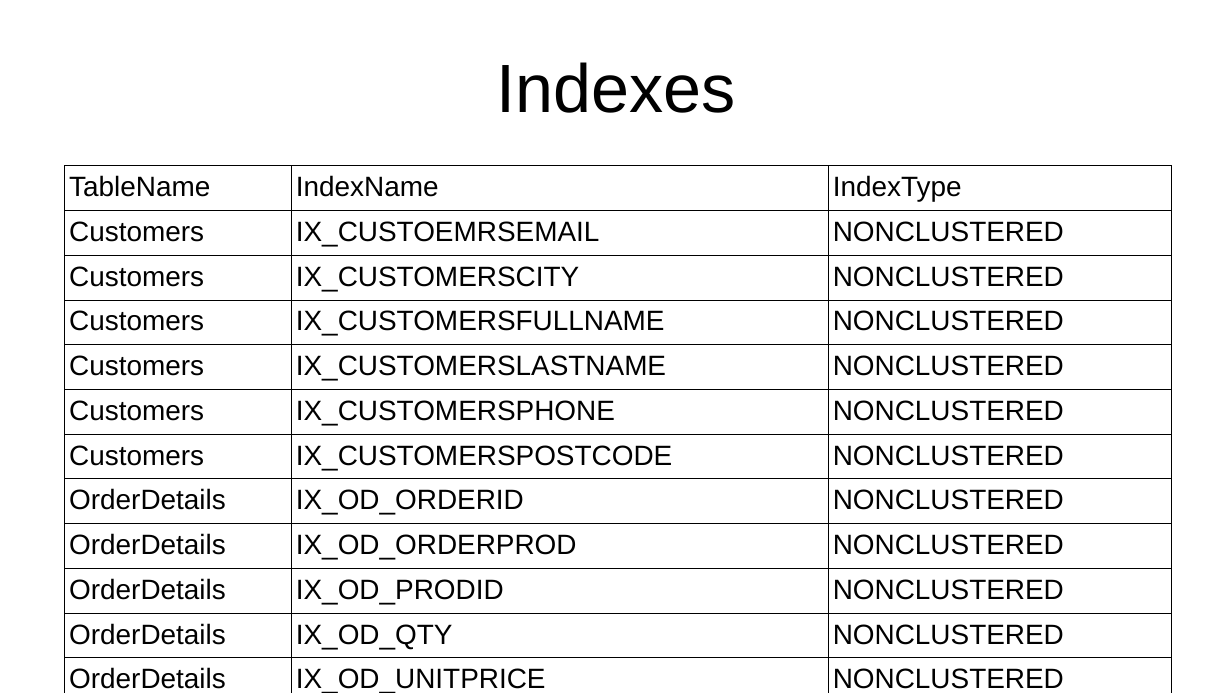
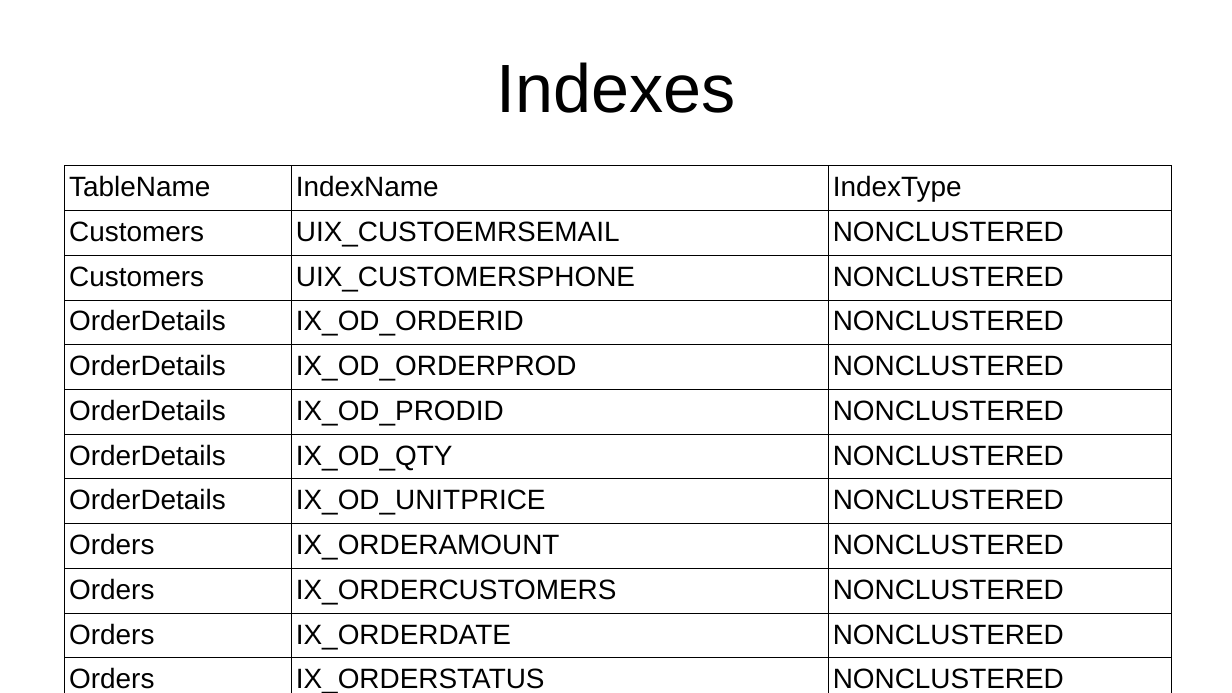
Before and after one commit to philchan2008/customerOrderDatabase, a slide deck: slide 17 of Presentation.odp (slide 16 before the commit). Drawn at 1232x693 pixels with LibreOffice and Linux fonts; fonts in the diff are those of the drawing. Boxes give left, top, right and bottom in pixels: in the first picture for what was removed or moved away, otherwise in the second. Text is boxed around its words. In the diff, an @@ line names an element or a change of style, - is before the commit and + after.

```diff
--- a/Presentation.odp
+++ b/Presentation.odp
@@ table at box(65, 165, 1172, 693) @@
-row 2: Customers | IX_CUSTOEMRSEMAIL | NONCLUSTERED
-row 3: Customers | IX_CUSTOMERSCITY | NONCLUSTERED
-row 4: Customers | IX_CUSTOMERSFULLNAME | NONCLUSTERED
-row 5: Customers | IX_CUSTOMERSLASTNAME | NONCLUSTERED
-row 6: Customers | IX_CUSTOMERSPHONE | NONCLUSTERED
-row 7: Customers | IX_CUSTOMERSPOSTCODE | NONCLUSTERED
+row 2: Customers | UIX_CUSTOEMRSEMAIL | NONCLUSTERED
+row 3: Customers | UIX_CUSTOMERSPHONE | NONCLUSTERED
```
Also in this commit, not shown: 8 other slides changed, 5 slides added, 7 slides removed, 8 other files.
